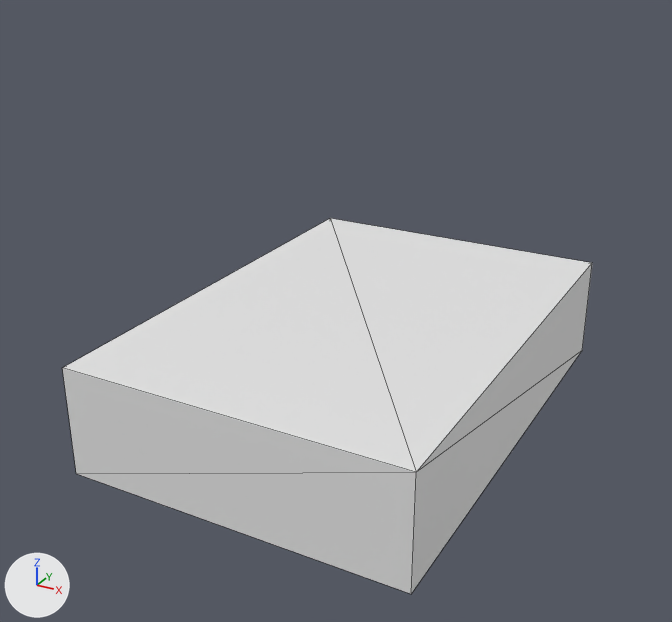
An edit to the COLLADA model SCIE-Port/src/SCIEPort/Assets/Models/ATV.dae, drawn before and after from the same camera.
Rendered twice from a 50 mm camera at (1.5, -2.93, 1.64) aimed at (-0.05, -0.1, 0.23). Lighting does not change. The marker at lower left points along +X, +Y and +Z. The first picture is the older version. Mesh edges are drawn as thin lines.

Names of what the first picture shows: 'ATVBody'.
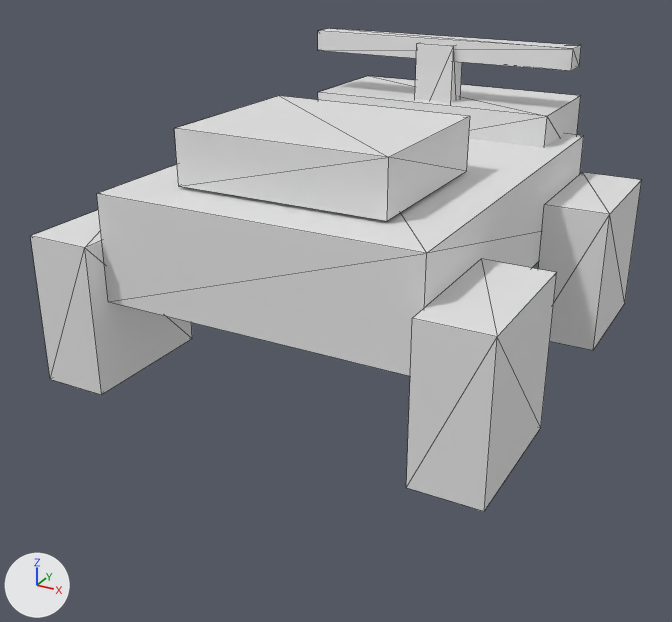
Boxes [x1, y1, x2, y2] around the edits, measured in the pictures (672 x 622 px):
'ATVBody', moved, rescaled
    before: [62, 218, 592, 594]
    after: [97, 134, 584, 376]
'ATVWheelRearRight', reshaped, moved, rescaled (not visible before)
    after: [406, 259, 557, 511]
'ATVSeat', added
    after: [175, 96, 470, 221]
'ATVWheelRearLeft', reshaped, moved, rescaled (not visible before)
    after: [30, 210, 192, 395]
'ATVWheelFrontRight', reshaped, moved, rescaled (not visible before)
    after: [538, 172, 642, 350]
'ATVNose', added
    after: [318, 76, 581, 147]
'ATVHandlebar', added
    after: [318, 28, 581, 71]
'ATVHandlebarStem', added
    after: [415, 43, 462, 103]

The change, as a diff of the scene's bpy script:
```diff
--- a/SCIE-Port/src/SCIEPort/Assets/Models/ATV.dae.py
+++ b/SCIE-Port/src/SCIEPort/Assets/Models/ATV.dae.py
@@ me_atv_cube @@
 # used by ob_atvbody; location = (0.0, 0.0, 0.0); scale = (1.3, 1.85, 0.42)
-me_atv_cube.from_pydata(...)  # 8 vertices, 12 faces; spans x -0.5..0.5, y -0.5..0.5, z -0.5..0.5
+me_atv_cube.from_pydata(...)  # 8 vertices, 12 faces; spans x -0.58..0.58, y -0.75..0.82, z 0.4..0.78
+# me_atv_cube part 1: the whole mesh is scaled about its middle by (1.16, 1.57, 0.38), then moved by (0.0, 0.035, 0.59)
@@ me_atvwheelrearright @@
+me_atvwheelrearright.from_pydata(...)  # a box spanning x 0.58..0.82, y -0.83..-0.31, z 0.08..0.62
@@ me_atvwheelrearleft @@
+me_atvwheelrearleft.from_pydata(...)  # a box spanning x -0.82..-0.58, y -0.83..-0.31, z 0.08..0.62
@@ me_atvwheelfrontright @@
+me_atvwheelfrontright.from_pydata(...)  # a box spanning x 0.58..0.82, y 0.34..0.86, z 0.08..0.62
@@ me_atvhandlebar @@
+me_atvhandlebar.from_pydata(...)  # a box spanning x -0.55..0.55, y 0.64..0.75, z 1.06..1.14
@@ me_atvhandlebarstem @@
+me_atvhandlebarstem.from_pydata(...)  # a box spanning x -0.08..0.08, y 0.62..0.72, z 0.73..1.12
@@ me_atvseat @@
+me_atvseat.from_pydata(...)  # a box spanning x -0.38..0.38, y -0.58..0.05, z 0.79..0.98
@@ me_atvnose @@
+me_atvnose.from_pydata(...)  # a box spanning x -0.5..0.5, y 0.55..1.02, z 0.62..0.9
@@ ob_atvbody @@
 ob_atvbody.location = (0.0, 0.0, 0.0)
-ob_atvbody.scale = (1.3, 1.85, 0.42)
@@ ob_atvwheelfrontright @@
-ob_atvwheelfrontright = bpy.data.objects.new('ATVWheelFrontRight', me_atv_cube)
+ob_atvwheelfrontright = bpy.data.objects.new('ATVWheelFrontRight', me_atvwheelfrontright)
 ob_atvwheelfrontright.location = (0.0, 0.0, 0.0)
-ob_atvwheelfrontright.scale = (0.36, 0.3, 0.36)
@@ ob_atvwheelrearleft @@
-ob_atvwheelrearleft = bpy.data.objects.new('ATVWheelRearLeft', me_atv_cube)
+ob_atvwheelrearleft = bpy.data.objects.new('ATVWheelRearLeft', me_atvwheelrearleft)
 ob_atvwheelrearleft.location = (0.0, 0.0, 0.0)
-ob_atvwheelrearleft.scale = (0.36, 0.3, 0.36)
@@ ob_atvwheelrearright @@
-ob_atvwheelrearright = bpy.data.objects.new('ATVWheelRearRight', me_atv_cube)
+ob_atvwheelrearright = bpy.data.objects.new('ATVWheelRearRight', me_atvwheelrearright)
 ob_atvwheelrearright.location = (0.0, 0.0, 0.0)
-ob_atvwheelrearright.scale = (0.36, 0.3, 0.36)
@@ ob_atvhandlebar @@
+ob_atvhandlebar = bpy.data.objects.new('ATVHandlebar', me_atvhandlebar)
+ob_atvhandlebar.location = (0.0, 0.0, 0.0)
@@ ob_atvhandlebarstem @@
+ob_atvhandlebarstem = bpy.data.objects.new('ATVHandlebarStem', me_atvhandlebarstem)
+ob_atvhandlebarstem.location = (0.0, 0.0, 0.0)
@@ ob_atvseat @@
+ob_atvseat = bpy.data.objects.new('ATVSeat', me_atvseat)
+ob_atvseat.location = (0.0, 0.0, 0.0)
@@ ob_atvnose @@
+ob_atvnose = bpy.data.objects.new('ATVNose', me_atvnose)
+ob_atvnose.location = (0.0, 0.0, 0.0)
```
